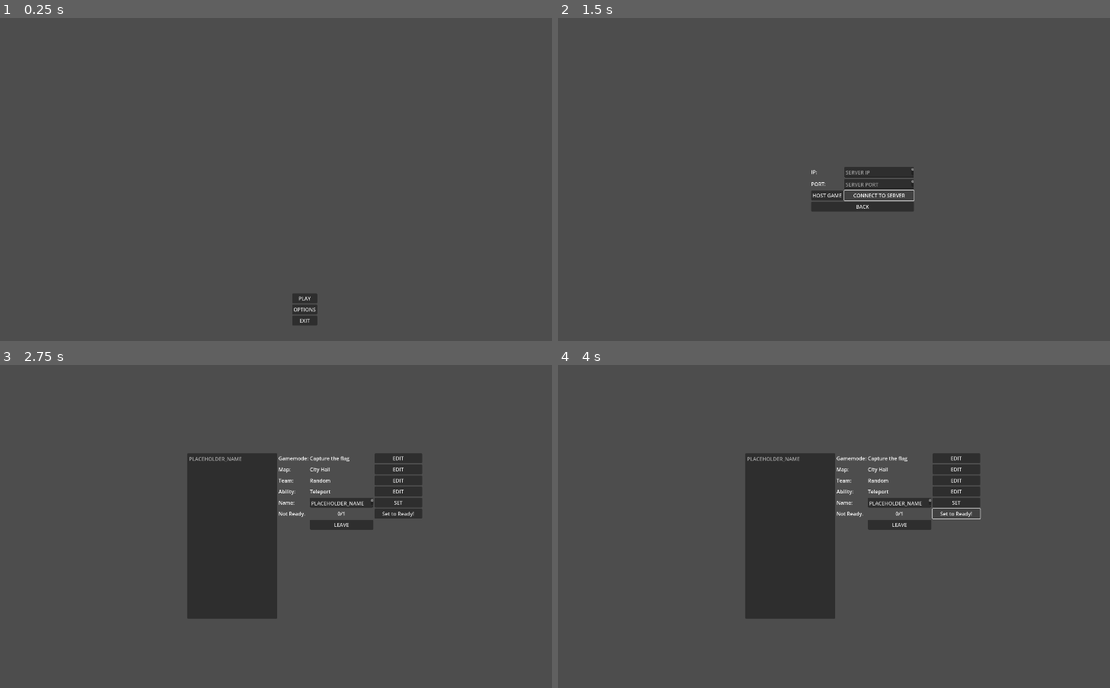
Above: before the commit, frames 1-4 (two rows, left to right).
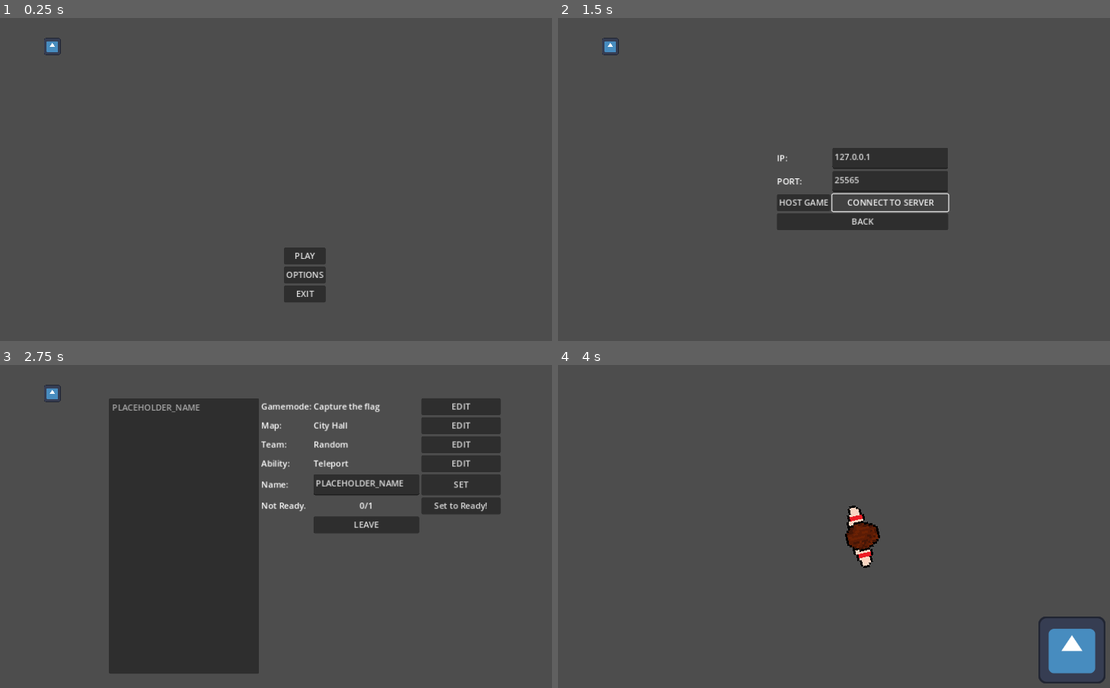
Above: after the commit, the same moments.

Repository: ACCESS-DENIDE/BBQ
Game: Godot game, scene res://mpty.tscn
Two runs of this game, one before a commit and one after it. Both use one fixed random seed, a clock stepped at 60 frames per second and the inputs below. The engine's default icon, where the game draws it, is replaced by a stand-in: a white triangle on a blue panel in a dark square.
Inputs (mouse positions are in pixels of both pictures, inside the frame that each line leads up to):
- Up to frame 1 (0.25 s): no input
- Up to frame 2 (1.5 s): click "PLAY" at 0.5 s; click "CONNECT TO SERVER" at 1.25 s
- Up to frame 3 (2.75 s): click "HOST GAME" at 2 s
- Up to frame 4 (4 s): click "Set to Ready!" at 2.75 s; click (955, 513) at 3.5 s, where only the run before the commit has a clickable "Set to Not Ready."

The runs differ from the first frame. In frame 1, 1.3% of the frame differs, in the area x 8-60%, y 6-96%; in frame 2, 4.7%; in frame 3, 26%, in the area x 8-91%, y 6-96%; in frame 4, 13%.

Commit message:
Player Syncing

Diff:
--- /dev/null
+++ b/Assets/LevelBlocks/PLACEHOLDER/PLACEHOLDER.tscn
@@ -0,0 +1,13 @@
+[gd_scene load_steps=3 format=3 uid="uid://bnbbrej7u4fjs"]
+
+[ext_resource type="Texture2D" uid="uid://bw12ymedqy1pk" path="res://icon.svg" id="1_uffs3"]
+[ext_resource type="Shape2D" uid="uid://hrtt8w3cc74e" path="res://Resourses/Collisions/block_col.tres" id="2_giki6"]
+
+[node name="Crate" type="StaticBody2D"]
+
+[node name="Sprite2D" type="Sprite2D" parent="."]
+scale = Vector2(0.25, 0.25)
+texture = ExtResource("1_uffs3")
+
+[node name="CollisionShape2D" type="CollisionShape2D" parent="."]
+shape = ExtResource("2_giki6")
--- /dev/null
+++ b/Assets/Player/Player.gd
@@ -0,0 +1,47 @@
+extends CharacterBody2D
+
+
+var SPEED = 300.0
+
+var net_id:int
+
+@onready var player_anim = $PlayerAnim
+
+
+func _physics_process(_delta):
+
+	var direction:Vector2=Vector2(0,0)
+
+
+	direction.x = Input.get_axis("ui_left", "ui_right")
+	direction.y = Input.get_axis("ui_up", "ui_down")
+
+
+	direction=direction.normalized()
+
+	if (direction.x!=0):
+		velocity.x = direction.x * SPEED
+	else:
+		velocity.x = move_toward(velocity.x, 0, SPEED)
+	if (direction.y!=0):
+		velocity.y = direction.y * SPEED
+	else:
+		velocity.y = move_toward(velocity.y, 0, SPEED)
+	move_and_slide()
+
+	var local_pos=get_global_mouse_position()-position
+
+	if(direction.length()==0):
+		Networking.SwitchPlayerAnim("player#"+str(net_id), 0)
+		player_anim.play("idle")
+
+	else:
+		Networking.SwitchPlayerAnim("player#"+str(net_id), 1)
+		player_anim.play("run")
+
+	if(local_pos.x>0):
+		rotation=asin(local_pos.normalized().y)+(PI/2)
+	else:
+		rotation=asin(0-local_pos.normalized().y)+(PI/2)-PI
+
+	Networking.SyncPosPlayer(name, position, direction, rotation)
--- a/Assets/Player/Player.tscn
+++ b/Assets/Player/Player.tscn
@@ -1,9 +1,13 @@
-[gd_scene load_steps=3 format=3 uid="uid://dk6nk25xuwvdd"]
+[gd_scene load_steps=4 format=3 uid="uid://dk6nk25xuwvdd"]
 
 [ext_resource type="SpriteFrames" uid="uid://btek5xije1bu4" path="res://Resourses/Animations/player.tres" id="1_20ujp"]
+[ext_resource type="Script" path="res://Assets/Player/Player.gd" id="1_kmj6x"]
 [ext_resource type="Shape2D" uid="uid://bc4vlcp7rq0x4" path="res://Resourses/Collisions/player_col.tres" id="2_qqiq8"]
 
 [node name="Player" type="CharacterBody2D"]
+collision_layer = 0
+collision_mask = 0
+script = ExtResource("1_kmj6x")
 
 [node name="PlayerAnim" type="AnimatedSprite2D" parent="."]
 texture_filter = 1
--- /dev/null
+++ b/Assets/PlayerPuppet/PlayerPuppet.gd
@@ -0,0 +1,50 @@
+extends CharacterBody2D
+
+var base_speed=300
+var net_id:int
+var predict_vel:Vector2=Vector2(0, 0)
+
+@onready var puppet_anim:AnimatedSprite2D = $PuppetAnim
+
+
+func SyncFunc(new_pos:Vector2, vel:Vector2, delta:float, rot:float):
+	if(Networking.is_authority):
+		delta=delta+PlayerData.pings[net_id]
+		var pos_delt:Vector2=(new_pos-position)
+		var vec_len=sqrt(pow(pos_delt.x, 2)+pow(pos_delt.y, 2))
+		if(((vec_len)*(1/(delta/1000)))>base_speed+1):
+			Networking.Kick(net_id, "Sync error")
+		else:
+			predict_vel=vel
+			position=new_pos+(predict_vel*base_speed*(PlayerData.pings[net_id]/1000))
+			rotation=rot
+			Networking.SyncPosPlayer(name, position, predict_vel, rot)
+	else:
+		predict_vel=vel
+		rotation=rot
+		position=new_pos+(predict_vel*base_speed*(PlayerData.pings[1]/1000))
+
+
+
+func _physics_process(_delta):
+	predict_vel=predict_vel.normalized()
+
+	if (predict_vel.x!=0):
+		velocity.x = predict_vel.x * base_speed
+	else:
+		velocity.x = move_toward(velocity.x, 0, base_speed)
+	if (predict_vel.y!=0):
+		velocity.y = predict_vel.y * base_speed
+	else:
+		velocity.y = move_toward(velocity.y, 0, base_speed)
+	move_and_slide()
+
+
+func SetAnim(id:int):
+	match id:
+		0:
+			puppet_anim.play("idle")
+			pass
+		1:
+			puppet_anim.play("run")
+			pass
--- a/Assets/PlayerPuppet/PlayerPuppet.tscn
+++ b/Assets/PlayerPuppet/PlayerPuppet.tscn
@@ -1,9 +1,13 @@
-[gd_scene load_steps=3 format=3 uid="uid://l55nmkxhboi5"]
+[gd_scene load_steps=4 format=3 uid="uid://l55nmkxhboi5"]
 
+[ext_resource type="Script" path="res://Assets/PlayerPuppet/PlayerPuppet.gd" id="1_attv0"]
 [ext_resource type="SpriteFrames" uid="uid://btek5xije1bu4" path="res://Resourses/Animations/player.tres" id="1_bbt0i"]
 [ext_resource type="Shape2D" uid="uid://bc4vlcp7rq0x4" path="res://Resourses/Collisions/player_col.tres" id="2_syqsg"]
 
 [node name="PlayerPuppet" type="CharacterBody2D"]
+collision_layer = 0
+collision_mask = 0
+script = ExtResource("1_attv0")
 
 [node name="PuppetAnim" type="AnimatedSprite2D" parent="."]
 texture_filter = 1
--- /dev/null
+++ b/Resourses/Collisions/block_col.tres
@@ -0,0 +1,4 @@
+[gd_resource type="RectangleShape2D" format=3 uid="uid://hrtt8w3cc74e"]
+
+[resource]
+size = Vector2(32, 32)
--- a/Scripts/Controls.gd
+++ b/Scripts/Controls.gd
@@ -7,5 +7,5 @@
 
 
 # Called every frame. 'delta' is the elapsed time since the previous frame.
-func _process(delta):
+func _process(_delta):
 	pass
--- a/Scripts/Gameplay.gd
+++ b/Scripts/Gameplay.gd
@@ -1 +1,86 @@
 extends Node2D
+
+var player_prel=preload("res://Assets/Player/Player.tscn")
+var pupppet_prel=preload("res://Assets/PlayerPuppet/PlayerPuppet.tscn")
+
+var my_node_name:String=""
+
+func StartGame(map_path:String, player_in_lobby:Dictionary):
+
+	if(Networking.is_authority):
+		var map_string:String=""
+
+
+
+		Networking.StartGame(map_string, player_in_lobby)
+		pass
+	else:
+
+
+		pass
+
+
+	player_in_lobby.erase(multiplayer.get_unique_id())
+
+	for i in player_in_lobby.keys():
+		AddPuppet(i)
+
+
+
+
+	AddPlayer(multiplayer.get_unique_id())
+	Networking.lobby_ui_ref=null
+	UImanager.SwitchUI("InGame")
+
+
+func AddPlayer(id:int):
+	var new_player=player_prel.instantiate()
+	my_node_name="player#"+str(id)
+	new_player.name=my_node_name
+	new_player.net_id=id
+	$".".add_child(new_player)
+	pass
+
+func RemovePlayer(id:int):
+	var id_str="player#"+str(id)
+	for i in $Entitys.get_children():
+		if(i.name==id_str):
+			$Entitys.remove_child(i)
+			i.queue_free()
+
+func AddPuppet(id:int):
+	var new_puppet=pupppet_prel.instantiate()
+	new_puppet.name="player#"+str(id)
+	new_puppet.net_id=id
+	$Entitys.add_child(new_puppet)
+	pass
+
+func SyncPuppet(id:String, new_pos:Vector2, vel:Vector2, rot:float, delta:float):
+	for i in $Entitys.get_children():
+		if(i.name==id):
+			i.SyncFunc(new_pos, vel, delta, rot)
+
+
+func OnPingTime():
+	Networking.MassPing()
+	pass # Replace with function body.
+
+
+func SetAnim(id:String, id_anim:int):
+	for i in $Entitys.get_children():
+		if(i.name==id):
+			i.SetAnim(id_anim)
+	pass
+
+
+func ClearAll():
+	for i in $Entitys.get_children():
+		$Entitys.remove_child(i)
+		i.queue_free()
+	for i in $Statics.get_children():
+		$Statics.remove_child(i)
+		i.queue_free()
+	for i in get_children():
+		if(i.name==my_node_name):
+			remove_child(i)
+			i.queue_free()
--- /dev/null
+++ b/Scripts/GameplayScene.tscn
@@ -0,0 +1,20 @@
+[gd_scene load_steps=3 format=3 uid="uid://dvr4plt7peh4s"]
+
+[ext_resource type="Script" path="res://Scripts/Gameplay.gd" id="1_k6fb3"]
+[ext_resource type="PackedScene" uid="uid://bnbbrej7u4fjs" path="res://Assets/LevelBlocks/PLACEHOLDER/PLACEHOLDER.tscn" id="2_21e2q"]
+
+[node name="GameplayScene" type="Node2D"]
+script = ExtResource("1_k6fb3")
+
+[node name="Crate" parent="." instance=ExtResource("2_21e2q")]
+position = Vector2(99, 54)
+
+[node name="Entitys" type="Node2D" parent="."]
+
+[node name="Statics" type="Node2D" parent="."]
+
+[node name="PingTime" type="Timer" parent="."]
+wait_time = 5.0
+autostart = true
+
+[connection signal="timeout" from="PingTime" to="." method="OnPingTime"]
--- a/Scripts/Lobby.gd
+++ b/Scripts/Lobby.gd
@@ -7,5 +7,5 @@
 
 
 # Called every frame. 'delta' is the elapsed time since the previous frame.
-func _process(delta):
+func _process(_delta):
 	pass
--- a/Scripts/Networking.gd
+++ b/Scripts/Networking.gd
@@ -3,6 +3,10 @@
 var is_authority:bool
 
 var lobby_ui_ref
+
+var ping_await={}
+
+#### NETWORK PROCESS
 
 func _ready():
 	multiplayer.connected_to_server.connect(ConnectedToServer)
@@ -15,6 +19,9 @@
 	if ip == "":
 		OS.alert("Need a remote to connect to.")
 		return
+	if (port<1 || port>65535):
+		OS.alert("Need a valid port to connect.")
+		return
 	var peer = ENetMultiplayerPeer.new()
 	peer.create_client(ip, int(port))
 	if peer.get_connection_status() == MultiplayerPeer.CONNECTION_DISCONNECTED:
@@ -40,22 +47,97 @@
 
 func ConnectedToServer():
 	UImanager.SwitchUI("Lobby")
+	Ping(1)
 	pass
 
 func ServerDisconnected():
 	multiplayer.multiplayer_peer=null
 	UImanager.SwitchUI("MainMenu")
+	Gameplay.ClearAll()
 	pass
 
 func NewPeerConnected(peer:int):
 	if(is_authority):
 		lobby_ui_ref.AddPlayer(peer)
+		PlayerData.RegisterStamp(peer, Time.get_ticks_msec())
+		PlayerData.pings[peer]=0
+		Ping(peer)
 	pass
 
 func PeerDisconnected(peer:int):
 	if(is_authority):
-		lobby_ui_ref.RemovePlayer(peer)
-	pass
+		if(lobby_ui_ref!=null):
+			lobby_ui_ref.RemovePlayer(peer)
+		PlayerData.RemoveStampData(peer)
+		PlayerData.pings.erase(peer)
+		Gameplay.RemovePlayer(peer)
+	pass
+
+
+
+
+
+##### PLAYER DATA SYNCER
+
+func SyncPosPlayer(id:String, pos:Vector2, vel:Vector2, rot:float):
+	if(is_authority):
+		rpc("SetSyncPosPlayer", id, pos, vel, rot)
+	else:
+		rpc_id(1, "CallSyncPosPlayer", id, pos, vel, rot)
+
+
+func SwitchPlayerAnim(id:String, id_anim:int):
+	if(is_authority):
+		Gameplay.SetAnim(id, id_anim)
+		rpc("SetAnim", id, id_anim)
+	else:
+		rpc_id(1, "RequestSetAnim", id, id_anim)
+		pass
+
+@rpc("any_peer", "unreliable")
+func RequestSetAnim(id:String, id_anim:int):
+	if(id=="player#"+str(multiplayer.get_remote_sender_id())):
+		Gameplay.SetAnim(id, id_anim)
+		rpc("SetAnim", id, id_anim)
+
+
+@rpc("authority", "unreliable")
+func SetAnim(id:String, id_anim:int):
+	Gameplay.SetAnim(id, id_anim)
+	pass
+
+
+@rpc("any_peer", "unreliable")
+func CallSyncPosPlayer(id:String, pos:Vector2, vel:Vector2, rot:float):
+
+	var delta=PlayerData.GetPlayerDeltatime(multiplayer.get_remote_sender_id(), Time.get_ticks_msec())
+	if(delta==0):
+		return
+	Gameplay.SyncPuppet(id, pos, vel, rot, delta)
+	rpc("SetSyncPosPlayer", id, pos, vel, rot)
+
+	pass
+
+@rpc("authority", "unreliable")
+func SetSyncPosPlayer(id:String, pos:Vector2, vel:Vector2, rot:float):
+	Gameplay.SyncPuppet(id, pos, vel, rot, 0)
+
+### SERVER PROCESSING
+
+
+func Kick(id:int, reason:String):
+	pass
+
+
+func StartGame(map_data:String, player_in_lobby:Dictionary):
+	rpc("StartGameSignal",map_data, player_in_lobby)
+
+@rpc("authority", "reliable")
+func StartGameSignal(map_data:String, player_in_lobby:Dictionary):
+	Gameplay.StartGame(map_data, player_in_lobby)
+
+
+######LOBBY DATA TRANSMISSION
 
 func LobbyDataSync(val:String, id:int):
 	if(is_authority):
@@ -65,6 +147,15 @@
 	pass
 
 
+func SetPlayerList():
+	if(is_authority):
+		rpc("SetShortPlayerList", lobby_ui_ref.GetShortPlayerList())
+
+
+
+func LobbyUpdate(dat:Dictionary):
+	rpc("UpdateLobbyData", dat)
+
 @rpc("any_peer", "reliable")
 func SendLobbyDataSync(val:String, id:int):
 	if(id==0 && id==1):
@@ -74,9 +165,7 @@
 	if(id==4):
 		SetPlayerList()
 
-func SetPlayerList():
-	if(is_authority):
-		rpc("SetShortPlayerList", lobby_ui_ref.GetShortPlayerList())
+
 
 @rpc("authority", "reliable")
 func SetShortPlayerList(list:Array):
@@ -87,10 +176,33 @@
 
 	pass
 
-func LobbyUpdate(dat:Dictionary):
-	rpc("UpdateLobbyData", dat)
-
 
 @rpc("authority", "reliable")
 func UpdateLobbyData(dat:Dictionary):
 	lobby_ui_ref.DisplayData(dat)
+
+
+
+########PING
+
+func MassPing():
+	for i in PlayerData.pings.keys():
+		Ping(i)
+
+
+func Ping(id:int):
+	ping_await[id]=Time.get_ticks_msec()
+	rpc_id(id, "PingInit")
+	pass
+
+@rpc("any_peer", "reliable")
+func PingInit():
+	rpc_id(multiplayer.get_remote_sender_id(), "PingAns")
+	pass
+
+@rpc("any_peer", "reliable")
+func PingAns():
+	var id=multiplayer.get_remote_sender_id()
+	PlayerData.pings[id]=Time.get_ticks_msec()-ping_await[id]
+	ping_await.erase(id)
+	pass
--- /dev/null
+++ b/Scripts/PlayerData.gd
@@ -0,0 +1,17 @@
+extends Node
+
+var pings={}
+
+var player_timestamps={}
+
+func GetPlayerDeltatime(id:int, new_stamp:float)->float:
+	var ret:float
+	ret=new_stamp-player_timestamps[id]
+	player_timestamps[id]=new_stamp
+	return ret
+
+func RegisterStamp(id:int, new_stamp:float):
+	player_timestamps[id]=new_stamp
+
+func RemoveStampData(id:int):
+	player_timestamps.erase(id)
--- a/Scripts/UImanager.gd
+++ b/Scripts/UImanager.gd
@@ -16,6 +16,9 @@
 		remove_child(i)
 		i.queue_free()
 	var inst
+
+
+
 	match ui_id:
 
 		"MainMenu":
--- a/UIs/ConnectionGrid/ConnectionGrid.tscn
+++ b/UIs/ConnectionGrid/ConnectionGrid.tscn
@@ -4,9 +4,11 @@
 
 [node name="ConnectionGrid" type="Control"]
 layout_mode = 3
-anchors_preset = 15
-anchor_right = 1.0
-anchor_bottom = 1.0
+anchors_preset = 8
+anchor_left = 0.5
+anchor_top = 0.5
+anchor_right = 0.5
+anchor_bottom = 0.5
 grow_horizontal = 2
 grow_vertical = 2
 script = ExtResource("1_8xmoq")
@@ -36,9 +38,11 @@
 text = "IP: "
 
 [node name="IP_text" type="TextEdit" parent="Gid/SubGrid"]
+custom_minimum_size = Vector2(0, 40)
 layout_mode = 2
 size_flags_horizontal = 3
 size_flags_vertical = 3
+text = "127.0.0.1"
 placeholder_text = "SERVER IP"
 
 [node name="Port_label" type="Label" parent="Gid/SubGrid"]
@@ -46,9 +50,11 @@
 text = "PORT: "
 
 [node name="Port_text" type="TextEdit" parent="Gid/SubGrid"]
+custom_minimum_size = Vector2(0, 40)
 layout_mode = 2
 size_flags_horizontal = 3
 size_flags_vertical = 3
+text = "25565"
 placeholder_text = "SERVER PORT"
 
 [node name="Host_button" type="Button" parent="Gid/SubGrid"]
--- a/UIs/Lobby/LobbyUI.gd
+++ b/UIs/Lobby/LobbyUI.gd
@@ -223,16 +223,20 @@
 
 
 func CheckReady():
-	var am:int=0
-	var ready_am:int=0
-	for i in player_in_lobby.values():
-		am+=1;
-		if(i["ready"]):
-			ready_am+=1;
-
-	ready_amount.text=str(ready_am)+"/"+str(am)
-	lobby_params["Ready"]=str(ready_am)+"/"+str(am)
-	Networking.LobbyUpdate(lobby_params)
+	if(Networking.is_authority):
+		var am:int=0
+		var ready_am:int=0
+		for i in player_in_lobby.values():
+			am+=1;
+			if(i["ready"]):
+				ready_am+=1;
+
+		ready_amount.text=str(ready_am)+"/"+str(am)
+		lobby_params["Ready"]=str(ready_am)+"/"+str(am)
+		Networking.LobbyUpdate(lobby_params)
+
+		if(am==ready_am):
+			Gameplay.StartGame("path", player_in_lobby)
 
 func OnSetNameDown():
 	display_name=$Grid/SubGrid/Text_name.text
--- a/UIs/Lobby/LobbyUI.tscn
+++ b/UIs/Lobby/LobbyUI.tscn
@@ -89,6 +89,7 @@
 text = "Name:"
 
 [node name="Text_name" type="TextEdit" parent="Grid/SubGrid"]
+custom_minimum_size = Vector2(0, 40)
 layout_mode = 2
 
 [node name="Set_name" type="Button" parent="Grid/SubGrid"]
--- a/project.godot
+++ b/project.godot
@@ -22,10 +22,9 @@
 Lobby="*res://Scripts/Lobby.gd"
 GameConstants="*res://Scripts/GameConstants.gd"
 Controls="*res://Scripts/Controls.gd"
+Gameplay="*res://Scripts/GameplayScene.tscn"
+PlayerData="*res://Scripts/PlayerData.gd"
 
 [display]
 
-window/size/viewport_width=1920
-window/size/viewport_height=1080
-window/size/mode=3
-window/stretch/mode="viewport"
+window/stretch/mode="canvas_items"
Not shown, added: Scripts/GamA704.tmp
